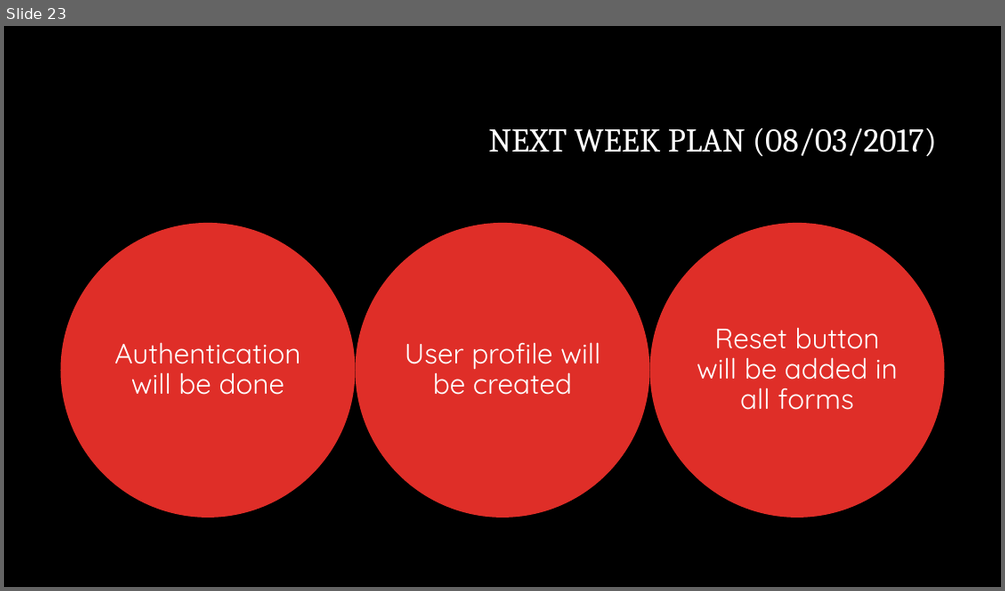
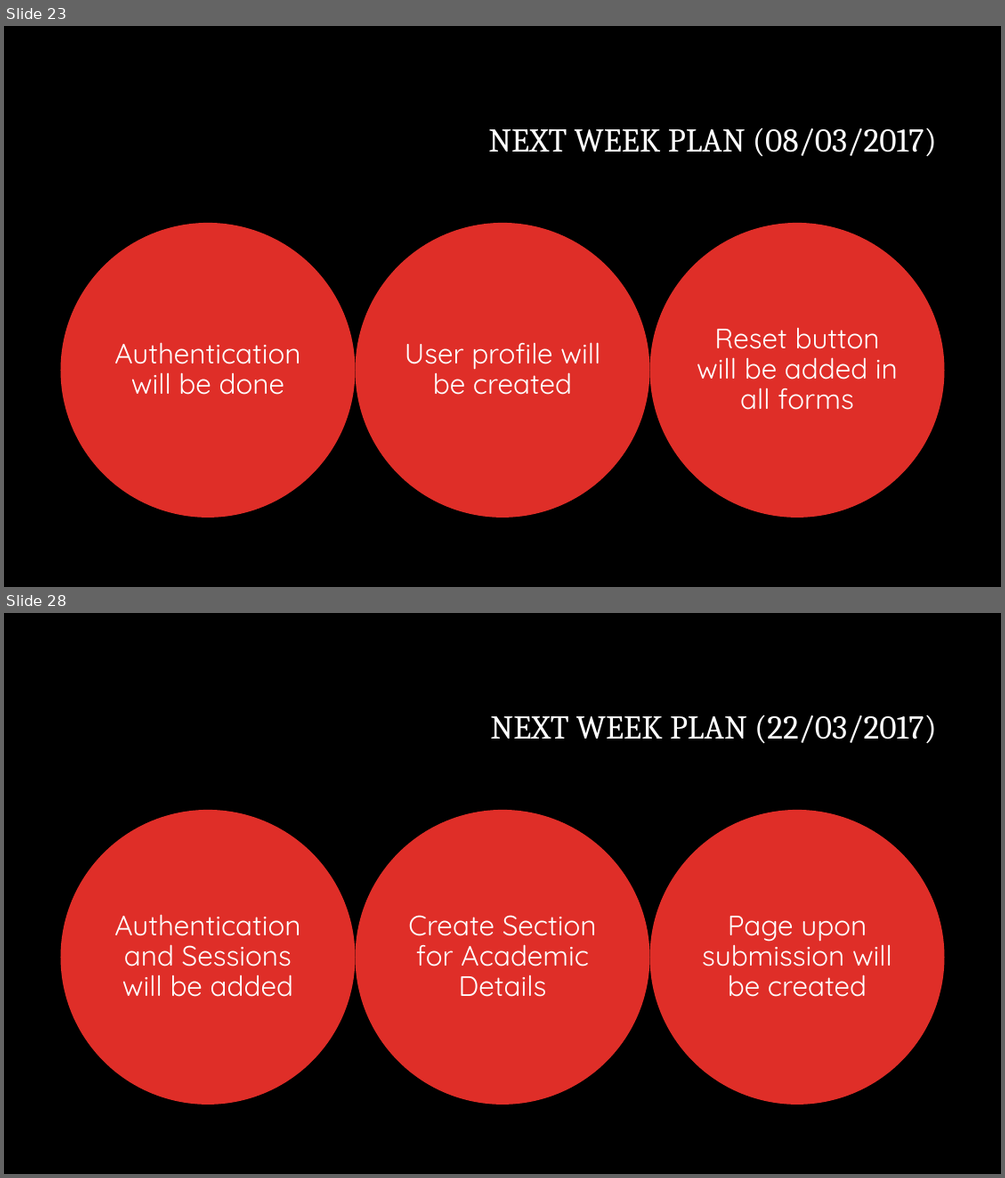
Before and after one commit to priyasatbhaya/IT_WEBD, a slide deck: Internet and web technology new ppt.pptx. Shown one above the other, each under a label of ours: slide 23 before the commit, slides 23 and 28 after it; the slides between them are not shown. The pictures are 1005x591 and 1005x1178 pixels, drawn with LibreOffice and Linux fonts; fonts in the diff are those of the drawing; background and template pictures are left out. Boxes give left, top, right and bottom in pixels: in the first picture for what was removed or moved away, otherwise in the second. Text is boxed around its words. In the diff, an @@ line names an element or a change of style, - is before the commit and + after.

Commit message:
Sessions are added

```diff
--- a/Internet and web technology new ppt.pptx
+++ b/Internet and web technology new ppt.pptx
@@ slide 28 added at [4,613,1001,1174], background #000000 @@
@@ title added at [490,714,937,744], 32 pt, text #FFFFFF @@
+NEXT WEEK PLAN (22/03/2017)
@@ group added at [61,810,945,1104]: 3 ellipses, 3 texts @@
+Authentication and Sessions will be added
+Create Section for Academic Details
+Page upon submission will be created
```
Also in this commit, not shown: 10 slides changed, 9 other slides added, 11 other files.
